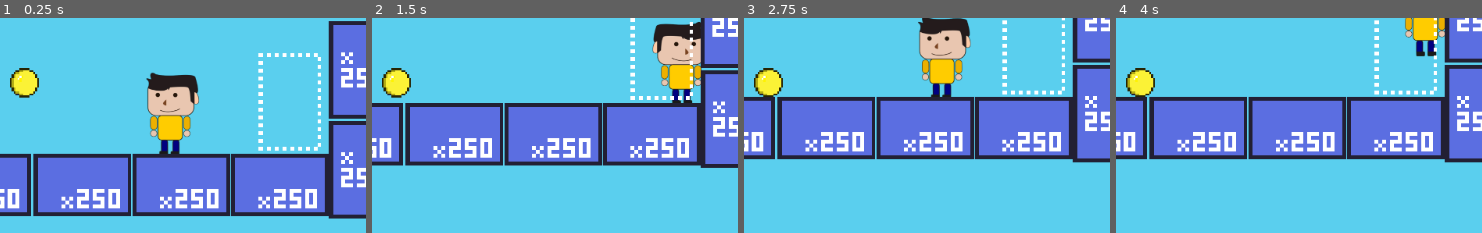
Above: before the commit, frames 1-4 (left to right).
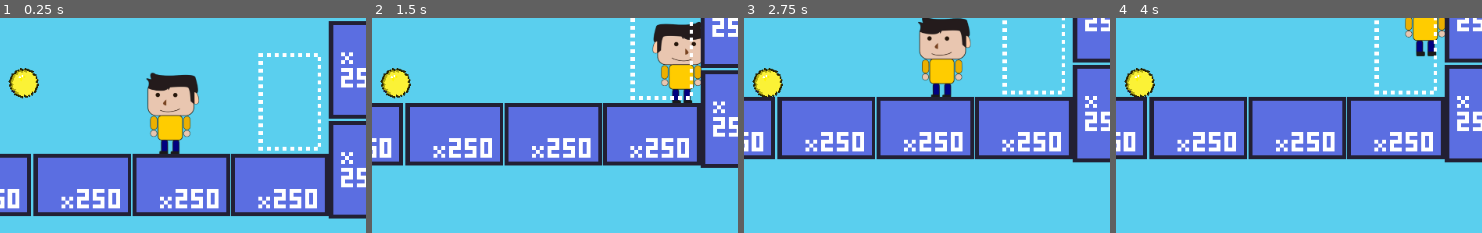
Above: after the commit, the same moments.

Repository: soykhaler/FootballTemplateGodot
Game: Godot game, scene res://scenes/main.tscn
The game is run twice, just before and just after one commit, with the same random seed, the same clock (stepped at 60 frames per second) and the same inputs.
Inputs:
- Up to frame 1 (0.25 s): no input
- Up to frame 2 (1.5 s): hold A (a_button) 0.53-1.28 s; hold Right (ui_right) from 0.53 s (still down); tap Up (ui_up) at 0.77 s; tap D (d_button) at 1.35 s
- Up to frame 3 (2.75 s): tap Up (ui_up) at 1.52 s; release Right (ui_right) at 2.03 s; hold Left (ui_left) from 2.03 s (still down); tap W (w_button) at 2.1 s
- Up to frame 4 (4 s): release Left (ui_left) at 2.78 s; hold Right (ui_right) from 2.78 s (still down); tap A (a_button) at 2.85 s; tap Up (ui_up) at 3.02, 3.77 s; hold D (d_button) from 3.53 s (still down)
The pictures show only the part of the screen within x 46-96%, y 50-100%; the shares and areas given below are measured in that part.

The runs differ from the first frame. In frame 1, 0.3% of the frame differs, in the area x 2-11%, y 23-38%; in frame 2, 0.3%; in frame 3, 0.3%; in frame 4, 0.3%.

Commit message:
ball.gd update

Diff:
--- /dev/null
+++ b/scenes/ball.gd
@@ -0,0 +1,5 @@
+extends RigidBody2D
+
+
+func _physics_process(delta):
+	$Sprite.rotation = position.x
--- a/scenes/ball.tscn
+++ b/scenes/ball.tscn
@@ -1,10 +1,18 @@
-[gd_scene load_steps=4 format=2]
+[gd_scene load_steps=5 format=2]
 
 [ext_resource path="res://sprites/100x100_sprite_ball.png" type="Texture" id=1]
 
 [sub_resource type="PhysicsMaterial" id=2]
 friction = 0.0
 bounce = 0.55
+
+[sub_resource type="GDScript" id=3]
+script/source = "extends RigidBody2D
+
+
+func _process(delta):
+	$Sprite.rotation_degrees = position.x
+"
 
 [sub_resource type="CircleShape2D" id=1]
 radius = 37.0135
@@ -13,6 +21,7 @@
 physics_material_override = SubResource( 2 )
 linear_velocity = Vector2( 0, -10 )
 linear_damp = 0.0
+script = SubResource( 3 )
 
 [node name="Sprite" type="Sprite" parent="."]
 position = Vector2( -1.79, -2.546 )
